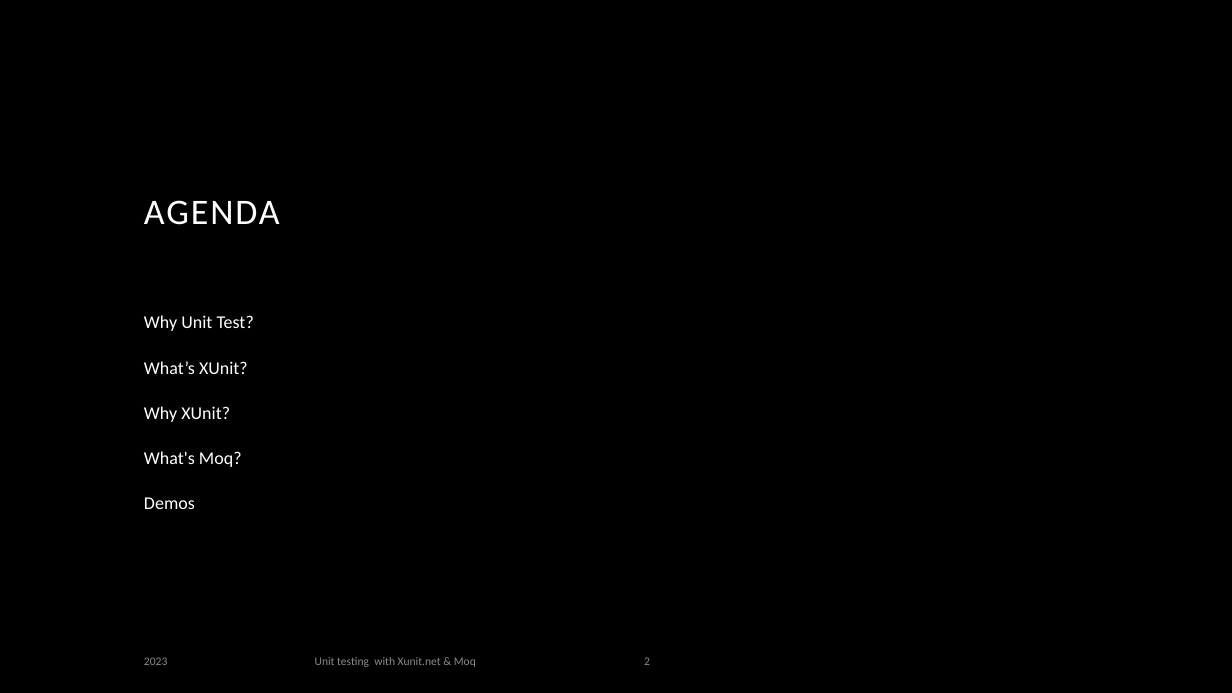
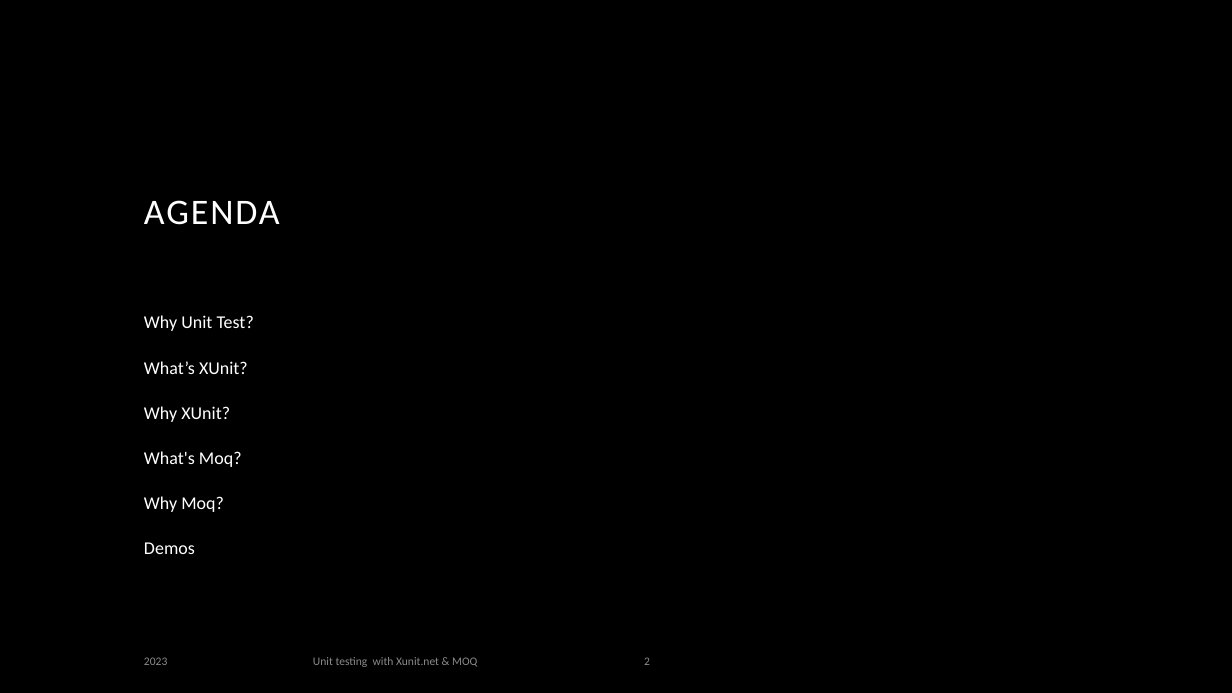
Before and after one commit to rysjones/XUnitPresentation, a slide deck: slide 2 of Presentation/Unit Testing with Xunit - Moq.pptx. Drawn at 1232x693 pixels with LibreOffice and Linux fonts; fonts in the diff are those of the drawing; background and template pictures are left out. Boxes give left, top, right and bottom in pixels: in the first picture for what was removed or moved away, otherwise in the second. Text is boxed around its words. In the diff, an @@ line names an element or a change of style, - is before the commit and + after.

```diff
--- a/Presentation/Unit Testing with Xunit - Moq.pptx
+++ b/Presentation/Unit Testing with Xunit - Moq.pptx
@@ text at [144, 496, 224, 512]: paragraph added @@
+Why Moq?
@@ text at [313, 657, 477, 667]: text changed @@
-Unit testing with Xunit.net & Moq
+Unit testing with Xunit.net & MOQ
```
Also in this commit, not shown: 5 other slides changed, 3 slides added, 1 slide removed.
